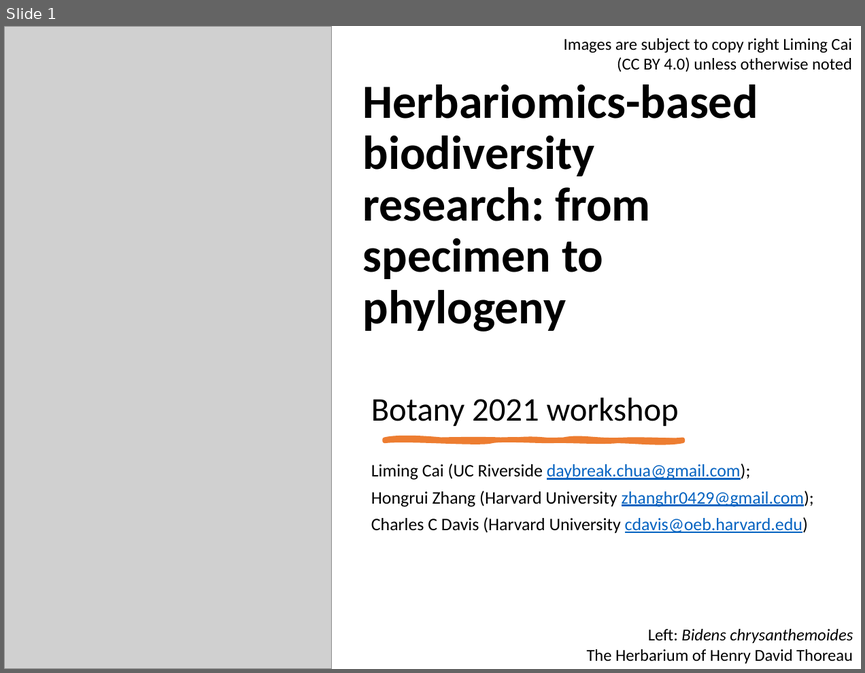
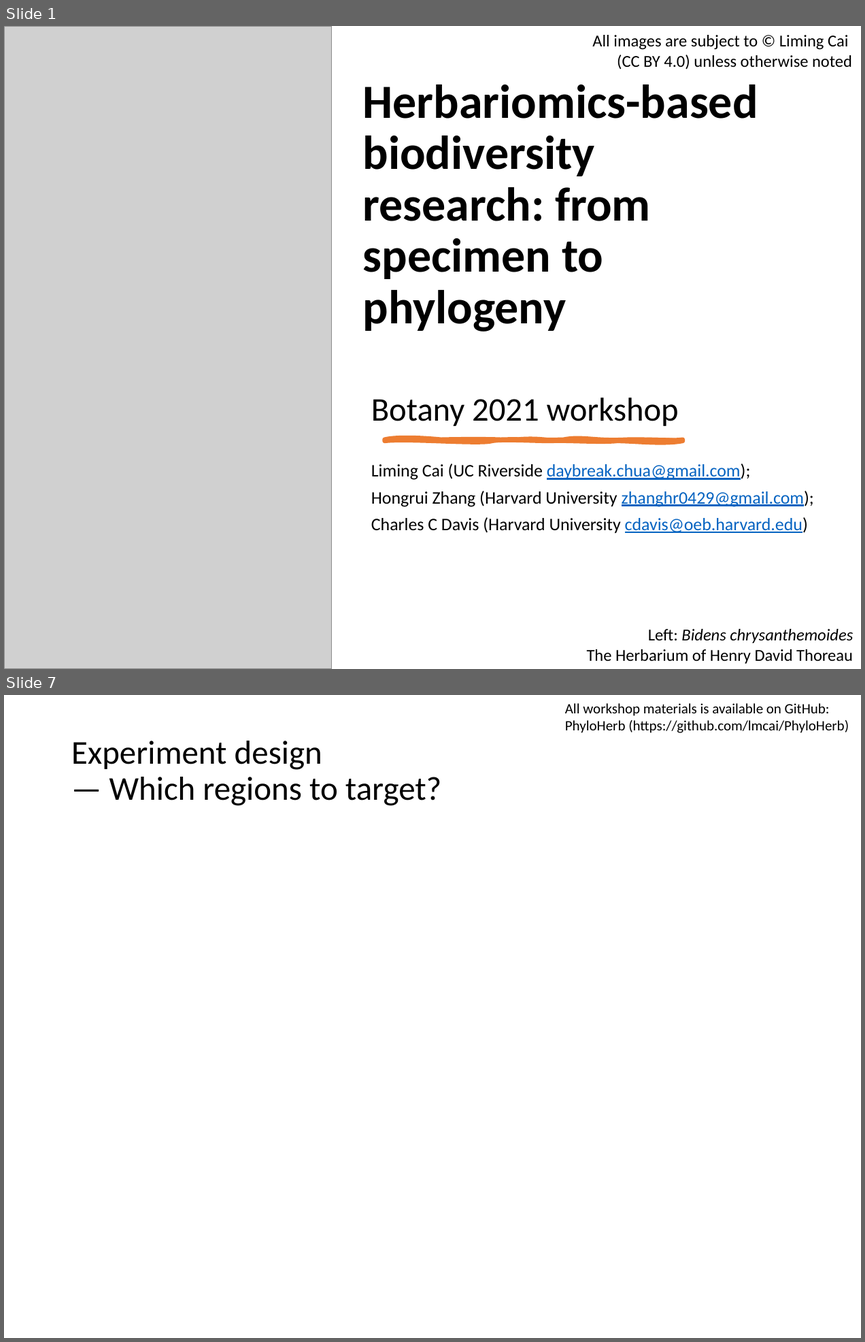
Before and after one commit to lmcai/PhyloHerb, a slide deck: botany2021_tutorial/PhyloHerb_botany2021.pptx. Shown one above the other, each under a label of ours: slide 1 before the commit, slides 1 and 7 after it; the slides between them are not shown. The pictures are 865x673 and 865x1342 pixels, drawn with LibreOffice and Linux fonts; fonts in the diff are those of the drawing; grey boxes stand for pictures. Boxes give left, top, right and bottom in pixels: in the first picture for what was removed or moved away, otherwise in the second. Text is boxed around its words. In the diff, an @@ line names an element or a change of style, - is before the commit and + after.

```diff
--- a/botany2021_tutorial/PhyloHerb_botany2021.pptx
+++ b/botany2021_tutorial/PhyloHerb_botany2021.pptx
@@ slide 7 added at <box>4,695,861,1338</box>, background #FFFFFF @@
@@ text added at <box>565,703,849,733</box>, 12 pt, text #000000 @@
+All workshop materials is available on GitHub:
+PhyloHerb (https://github.com/lmcai/PhyloHerb)
@@ title added at <box>71,741,441,806</box>, 28 pt, text #000000 @@
+Experiment design
+— Which regions to target?
@@ slide 1 changed as well @@
@@ text at <box>592,35,852,70</box>: text changed @@
-Images are subject to copy right Liming Cai (CC BY 4.0) unless otherwise noted
+All images are subject to © Liming Cai
+(CC BY 4.0) unless otherwise noted
```
Also in this commit, not shown: 2 other slides changed, 7 other slides added, 3 slides removed.
